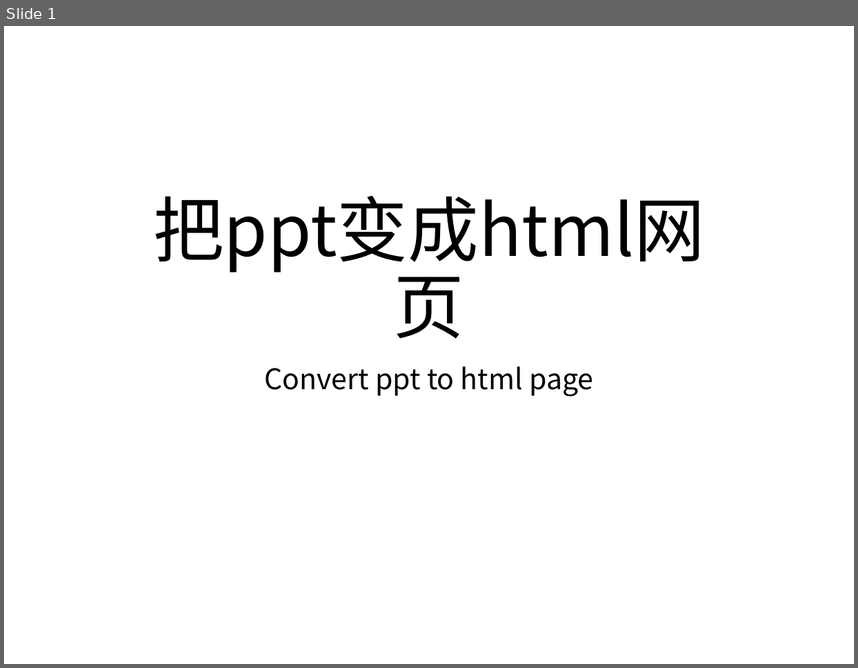
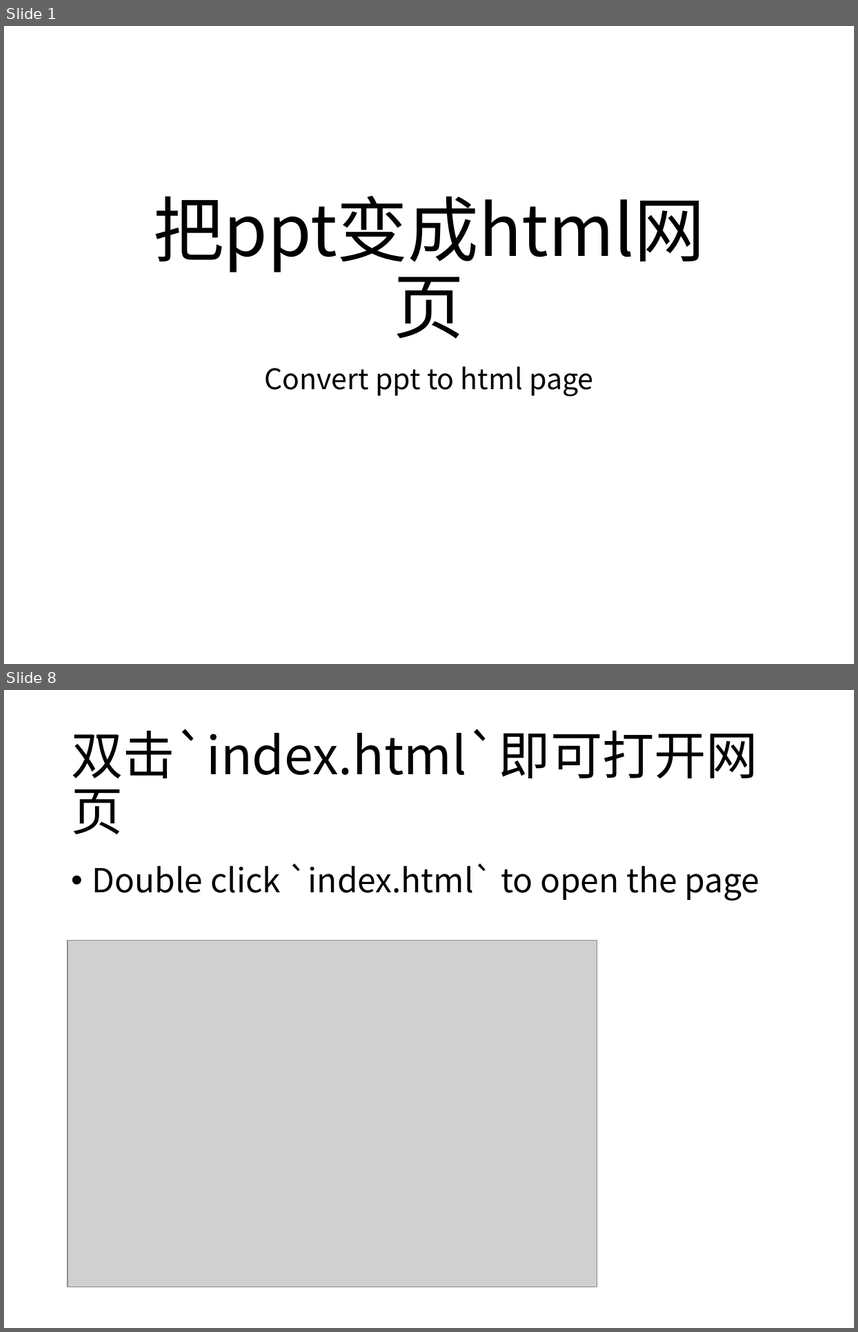
Before and after one commit to cxh1205/ppt2html, a slide deck: demo.pptx. Shown one above the other, each under a label of ours: slide 1 before the commit, slides 1 and 8 after it; the slides between them are not shown. The pictures are 858x668 and 858x1332 pixels, drawn with LibreOffice and Linux fonts; fonts in the diff are those of the drawing; grey boxes stand for pictures. Boxes give left, top, right and bottom in pixels: in the first picture for what was removed or moved away, otherwise in the second. Text is boxed around its words. In the diff, an @@ line names an element or a change of style, - is before the commit and + after.

```diff
--- a/demo.pptx
+++ b/demo.pptx
@@ slide 8 added at (4,690,854,1328), background #FFFFFF @@
@@ title added at (71,729,758,834), 44 pt, text #000000 @@
+双击`index.html`即可打开网页
@@ text added at (92,863,760,900), 28 pt, text #000000 @@
+• Double click `index.html` to open the page
@@ picture added at (67,940,597,1287) @@
```
Also in this commit, not shown: 6 other slides added, 1 slide removed, 16 other files.
